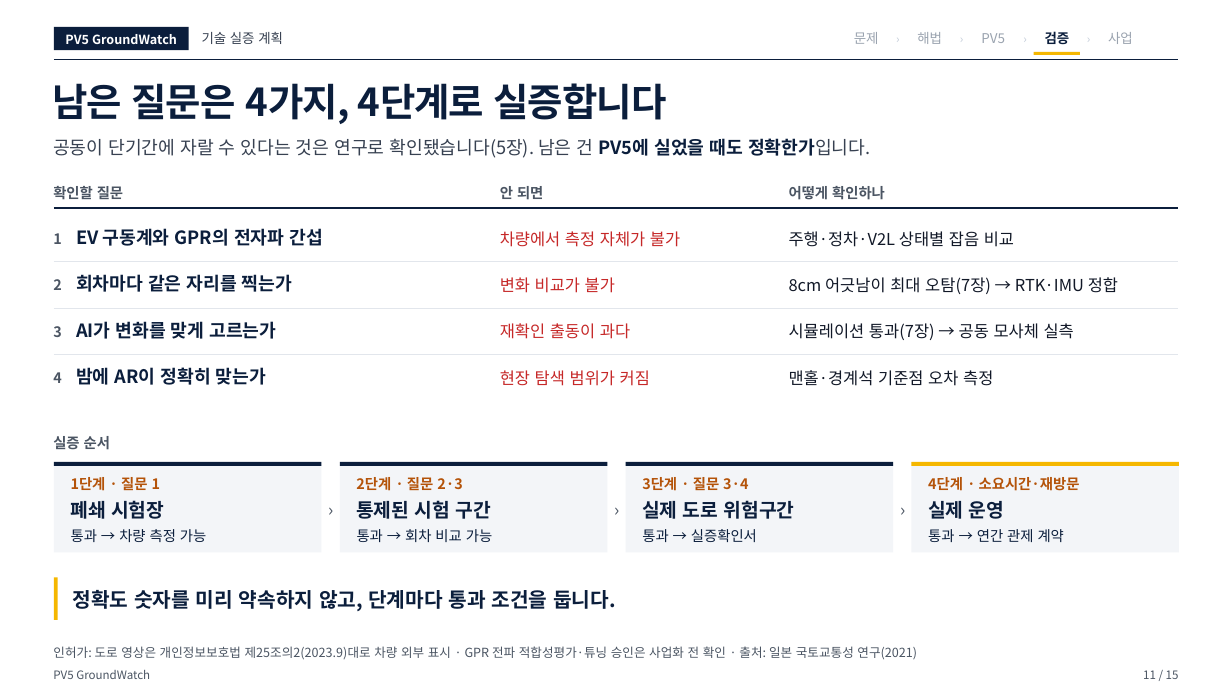
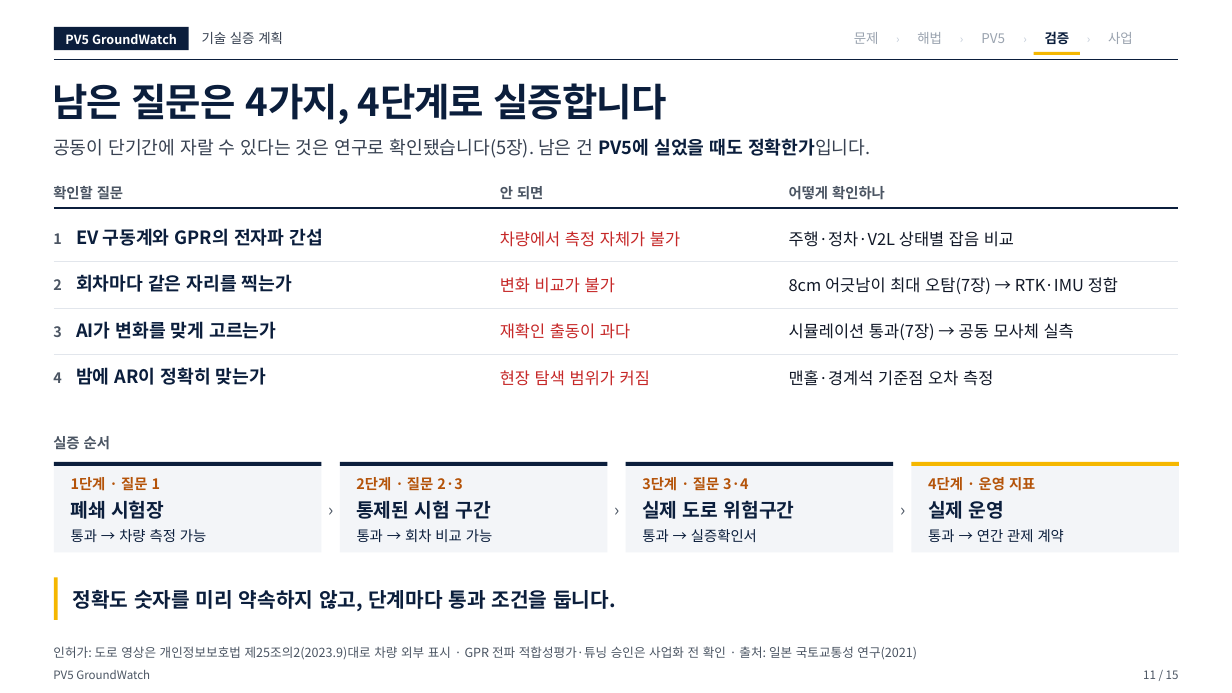
Before and after one commit to woojin-choe/pv5-hose-lab, a slide deck: slide 11 of ppt_all/PV5_GroundWatch_10_23.pptx. Drawn at 1232x693 pixels with LibreOffice and Linux fonts; fonts in the diff are those of the drawing. Boxes give left, top, right and bottom in pixels: in the first picture for what was removed or moved away, otherwise in the second. Text is boxed around its words. In the diff, an @@ line names an element or a change of style, - is before the commit and + after.

```diff
--- a/ppt_all/PV5_GroundWatch_10_23.pptx
+++ b/ppt_all/PV5_GroundWatch_10_23.pptx
@@ text at bbox=[928, 477, 1035, 491]: text changed @@
-4단계 · 소요시간·재방문
+4단계 · 운영 지표
```
Also in this commit, not shown: 3 other slides changed, 8 other files.
